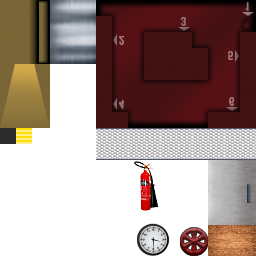
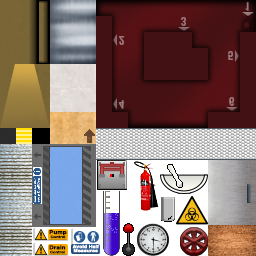
The second w=256, h=256 image is a revision of the first. Changes to its layers:
added group "Crack" with 3 layers above "Group 11" over [32, 144, 96, 227]
added layer "Layer 39" in group "Crack" over [41, 144, 93, 227]
added layer "Layer 38" in group "Crack" over [50, 144, 82, 227]
added layer "Layer 37" in group "Crack" over [32, 144, 96, 227]
added group "Group 11" (98%) with 19 layers above "Layer 31" over [33, 160, 175, 256]
added group "Safety" with 6 layers in group "Group 11" over [71, 228, 101, 254]
added layer "Rectangle 16" in group "Safety" over [71, 228, 101, 254]
added layer "Layer 33" in group "Group 11" over [97, 160, 127, 190]
added group "Pump" with 4 layers in group "Group 11" over [33, 227, 69, 241]
added layer "Rectangle 15" (1st of 2, in "Group 11" › "Pump") in group "Pump" over [33, 227, 69, 241]
added group "Drain" with 4 layers in group "Group 11" over [33, 242, 69, 256]
added layer "Rectangle 15" (2nd of 2, in "Group 11" › "Drain") in group "Drain" over [33, 242, 69, 256]
added layer "Layer 31" above "Layer 29" over [32, 112, 96, 144]
renamed "Layer 5" to "Layer 29", painted on it over [160, 164, 187, 188]
added group "Group 5" with 2 layers above "Layer 28" over [160, 174, 208, 194]
added layer "Ellipse 5" in group "Group 5" over [160, 174, 208, 194]
added layer "Ellipse 6" in group "Group 5" over [162, 174, 207, 193]
added layer "Layer 28" above "Pipe" over [103, 191, 120, 256]
added group "Pipe" with 6 layers above "Wall" over [0, 64, 187, 256]
added layer "Layer 24" in group "Pipe" over [122, 223, 135, 256]
added layer "Layer 27" in group "Pipe" over [50, 64, 96, 112]
added layer "Layer 23" in group "Pipe" over [0, 205, 187, 256]
added layer "Layer 22" in group "Pipe" over [0, 144, 187, 207]
added layer "ISO_7010_W009" in group "Floor" over [176, 196, 209, 225]
…and 13 more changes (13 added)
